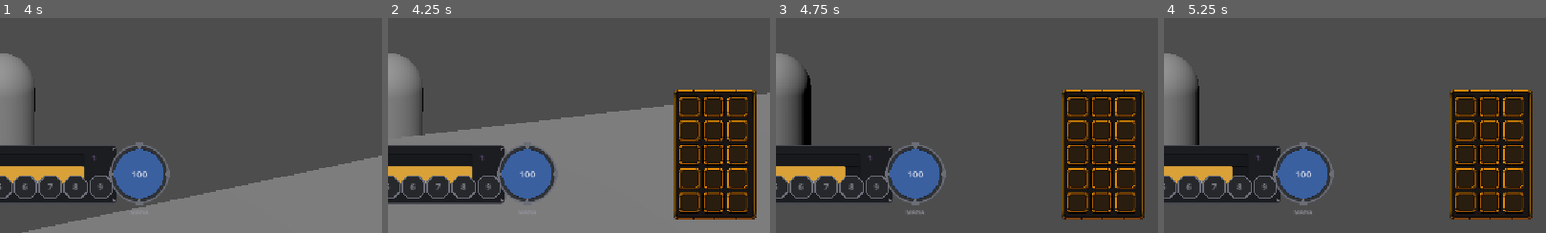
Above: before the commit, frames 1-4 (left to right).
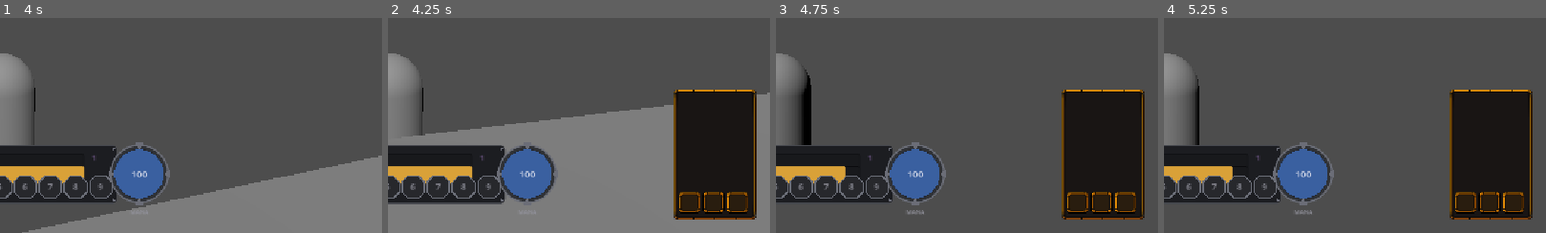
Above: after the commit, the same moments.

Repository: Bails-ohay/critter-quest1
Game: Godot game, scene res://mains.tscn
Two runs of this game, one before a commit and one after it. Both use one fixed random seed, a clock stepped at 60 frames per second and the inputs below.
Inputs (mouse positions are % of the whole screen's width and height, from its top left):
- Up to frame 1 (4 s): tap Enter (ui_accept) at 0.5, 0.77, 1.52, 3.02, 3.77 s; move the mouse to (55, 50) at 0.52 s; hold Shift (sprint) 0.53-1.28 s; hold W (move_forward) from 0.53 s (still down); click (55, 50) at 0.67 s; move the mouse to (45, 50) at 1.27 s; tap H at 1.35 s; click (45, 50) at 1.42 s; move the mouse to (52, 48) at 2.02 s; tap J at 2.1 s; click (52, 48) at 2.17 s; move the mouse to (49, 52) at 2.77 s; tap K at 2.85 s; click (49, 52) at 2.92 s; move the mouse to (57, 51) at 3.52 s; tap X at 3.6 s; click (57, 51) at 3.67 s
- Up to frame 2 (4.25 s): keep holding W (move_forward); tap I (inventory) at 4.15 s
- Up to frame 3 (4.75 s): keep holding W (move_forward); move the mouse to (42, 49) at 4.27 s; tap T at 4.35 s; click (42, 49) at 4.42 s; tap Enter (ui_accept) at 4.52 s
- Up to frame 4 (5.25 s): keep holding W (move_forward); tap Enter (ui_accept) at 5 s; move the mouse to (51, 50) at 5.02 s; hold Shift (sprint) from 5.03 s (still down); click (51, 50) at 5.17 s
The pictures show only the part of the screen within x 50-100%, y 50-100%; the shares and areas given below are measured in that part.

Frame 1 is identical in both runs. In frame 2, 2.2% of the frame differs, in the area x 76-95%, y 36-80%; in frame 3, 2.2%; in frame 4, 2.2%.

Commit message:
Inventory ADD items from pick up

Diff:
--- a/inventory/Inventory_UI.gd
+++ b/inventory/Inventory_UI.gd
@@ -1,9 +1,19 @@
 extends Control
+
+@onready var inv: Inventory = preload("res://inventory/playerinventory.tres")
+@onready var slots: Array = $NinePatchRect/GridContainer.get_children()
+
 
 var is_open = false
 
 func _ready():
+	inv.inventory_changed.connect(update_slots)
+	update_slots()
 	close()
+
+func update_slots():
+	for i in range(min(inv.item.size(), slots.size())):
+		slots[i].update(inv.item[i])
 
 func _process(delta):
 	if Input.is_action_just_pressed("inventory"):
--- /dev/null
+++ b/inventory/Items/apple.tres
@@ -0,0 +1,9 @@
+[gd_resource type="Resource" script_class="InventoryItem" format=3 uid="uid://ck7ic3875e0nf"]
+
+[ext_resource type="Script" uid="uid://qhffsic4np0x" path="res://inventory/Items/inventory_item.gd" id="1_skhy1"]
+[ext_resource type="Texture2D" uid="uid://dtft0p4ie20at" path="res://inventory/Items/aple.png" id="2_wd4fi"]
+
+[resource]
+script = ExtResource("1_skhy1")
+name = "apple"
+texture = ExtResource("2_wd4fi")
--- /dev/null
+++ b/inventory/Items/item_pickup.gd
@@ -0,0 +1,7 @@
+extends StaticBody3D
+
+@export var item: InventoryItem
+
+func pick_up(player: Node) -> void:
+	if player.inventory.add_item(item):
+		queue_free()
--- a/inventory/inventory.gd
+++ b/inventory/inventory.gd
@@ -2,4 +2,14 @@
 
 class_name Inventory
 
-@export var items: Array[InventoryItem]
+signal inventory_changed()
+
+@export var item: Array[InventoryItem]
+
+func add_item(new_item: InventoryItem) -> bool:
+	for i in item.size():
+		if item[i] == null:
+			item[i] = new_item
+			inventory_changed.emit()
+			return true
+	return false
--- /dev/null
+++ b/inventory/inventory_slot.gd
@@ -0,0 +1,10 @@
+extends Panel
+
+@onready var sprite: Sprite2D = $Sprite2D
+
+func update(item: InventoryItem) -> void:
+	if item == null:
+		sprite.visible = false
+	else:
+		sprite.texture = item.texture
+		sprite.visible = true
--- a/inventory/inventory_slot.tscn
+++ b/inventory/inventory_slot.tscn
@@ -1,12 +1,14 @@
 [gd_scene format=3 uid="uid://dfvjc84eljij4"]
 
 [ext_resource type="Texture2D" uid="uid://hr4xdlrg2nnc" path="res://assets/normal.png" id="1_refl1"]
+[ext_resource type="Script" path="res://inventory/inventory_slot.gd" id="2_slotgd"]
 
 [node name="inventory_slot" type="Panel" unique_id=2072054391]
 self_modulate = Color(1, 1, 1, 0)
 custom_minimum_size = Vector2(32, 32)
 offset_right = 32.0
 offset_bottom = 32.0
+script = ExtResource("2_slotgd")
 
 [node name="Sprite2D" type="Sprite2D" parent="." unique_id=1279076391]
 texture = ExtResource("1_refl1")
--- a/inventory/playerinventory.tres
+++ b/inventory/playerinventory.tres
@@ -5,5 +5,5 @@
 
 [resource]
 script = ExtResource("2_ksqx4")
-items = Array[ExtResource("1_6csn5")]([null, null, null, null, null, null, null, null, null, null, null, null])
+item = Array[ExtResource("1_6csn5")]([null, null, null, null, null, null, null, null, null, null, null, null])
 metadata/_custom_type_script = "uid://c2vh6xcw10aiw"
--- a/player.gd
+++ b/player.gd
@@ -90,6 +90,8 @@
 				var amount = hit_object.harvest()
 				stone += amount
 				print("Stone: ", stone)
+			elif hit_object.has_method("pick_up"):
+				hit_object.pick_up(self)
 			elif hit_object.has_method("take_damage"):
 				hit_object.take_damage(5)
 				_enter_combat()   # landing a hit counts as "causing damage"
Binary file added: inventory/Items/aple.png
Not shown, added: inventory/Items/aple.png.import
Not shown, added: inventory/Items/item_pickup.gd.uid
Not shown, added: inventory/inventory_slot.gd.uid
Not shown: 1 places in inventory/inventory_ui.tscn that only renumber resources
